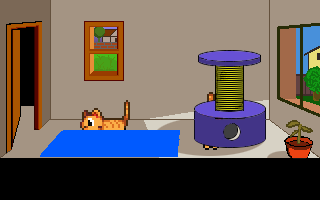
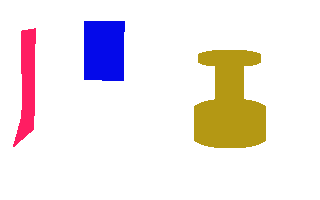
Revision of a layered 320 x 200 image; what changed, layer by layer:
showed "Layer 6", painted on it over [13, 21, 266, 148]
hid "Layer 5" over [40, 130, 180, 157]
hid "front_window_land" over [84, 21, 124, 81]
hid "front_window" over [84, 21, 124, 81]
hid group "Group 1" (2 layers) over [194, 50, 266, 148]
hid "Layer 4" over [194, 50, 266, 148]
hid "Layer 3" over [277, 23, 320, 117]
hid "Layer 2" over [197, 92, 225, 150]
hid "plant" over [284, 120, 313, 159]
hid "Layer 1 copy" over [80, 100, 130, 146]
hid "door_leftr_open" over [0, 0, 50, 157]
hid "persp_right" over [0, 0, 320, 158]
hid "controls" over [0, 158, 320, 200]
hid "Background" over [0, 0, 320, 200]
